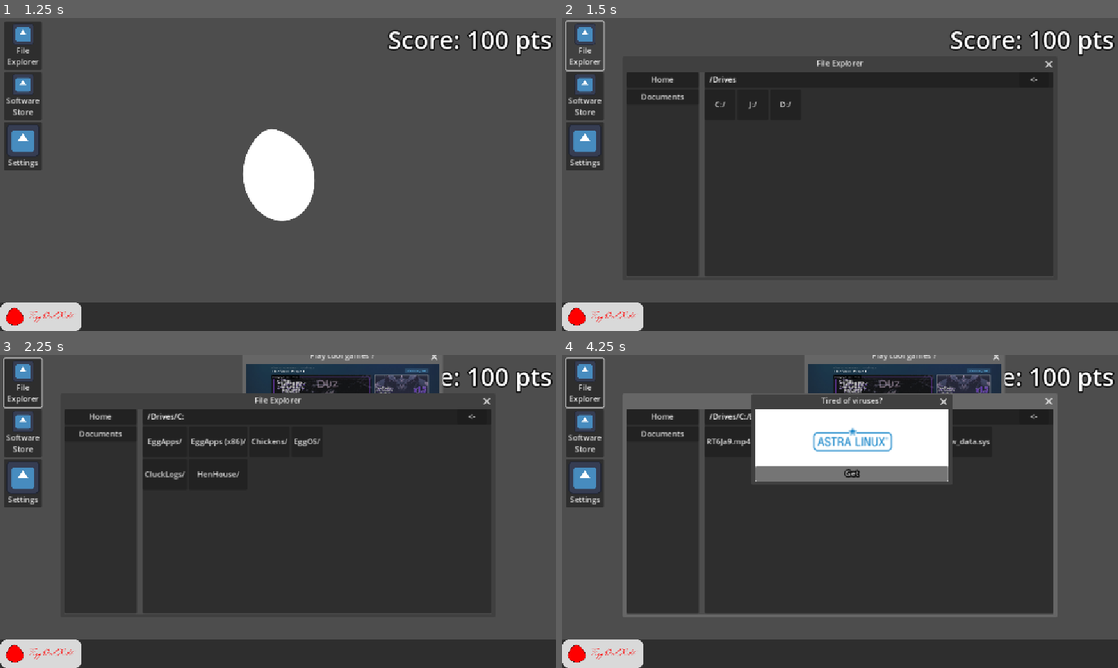
Above: before the commit, frames 1-4 (two rows, left to right).
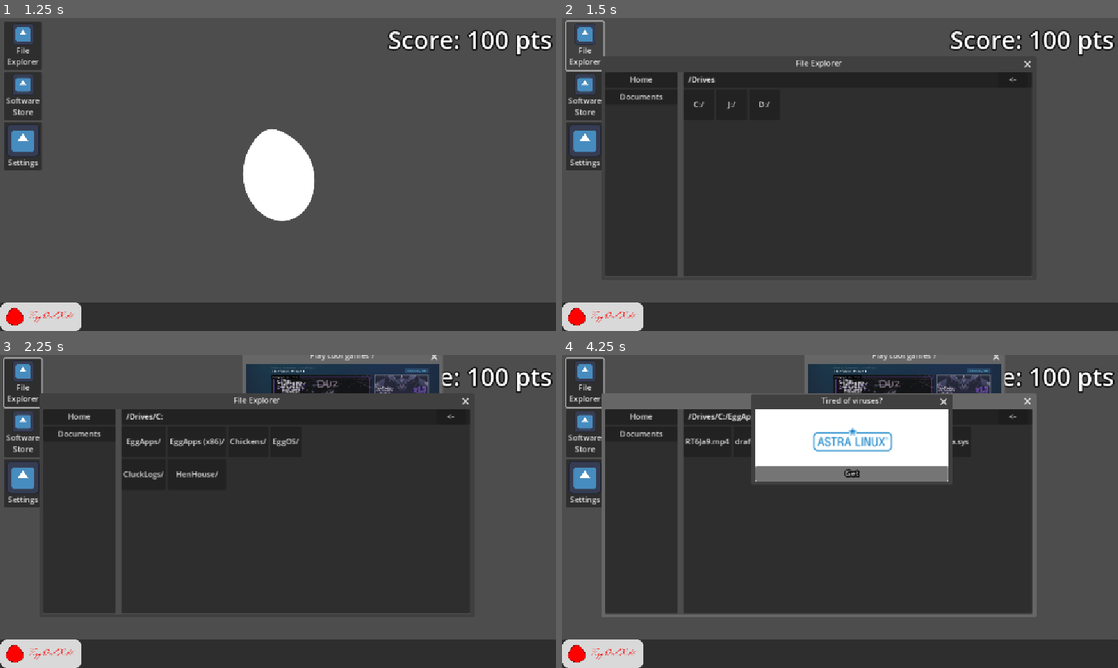
Above: after the commit, the same moments.

Repository: HA-Synchro/VirusControl
Game: Godot game, scene res://scenes/main.tscn
Two runs of this game, one before a commit and one after it. Both use one fixed random seed, a clock stepped at 60 frames per second and the inputs below. The engine's default icon, where the game draws it, is replaced by a stand-in: a white triangle on a blue panel in a dark square.
Inputs (mouse positions are in pixels of both pictures, inside the frame that each line leads up to):
- Up to frame 1 (1.25 s): click (50, 315) at 0.5 s
- Up to frame 2 (1.5 s): click "File Explorer" at 1.25 s
- Up to frame 3 (2.25 s): click "C:/" at 2 s
- Up to frame 4 (4.25 s): click "EggApps/" at 2.75 s; click "Egg Defender/" at 3.5 s

Frame 1 is identical in both runs. In frame 2, 5.9% of the frame differs, in the area x 7-89%, y 12-83%; in frame 3, 6.6%; in frame 4, 8.1%, in the area x 7-90%, y 12-84%.

Commit message:
File deletion added

Diff:
--- a/project.godot
+++ b/project.godot
@@ -24,6 +24,14 @@
 window/stretch/mode="canvas_items"
 window/stretch/aspect="expand"
 
+[input]
+
+delete_file={
+"deadzone": 0.2,
+"events": [Object(InputEventKey,"resource_local_to_scene":false,"resource_name":"","device":-1,"window_id":0,"alt_pressed":false,"shift_pressed":false,"ctrl_pressed":false,"meta_pressed":false,"pressed":false,"keycode":0,"physical_keycode":4194312,"key_label":0,"unicode":0,"location":0,"echo":false,"script":null)
+]
+}
+
 [rendering]
 
 renderer/rendering_method="gl_compatibility"
--- a/scenes/file_explorer/file_explorer.gd
+++ b/scenes/file_explorer/file_explorer.gd
@@ -3,6 +3,8 @@
 @export var filesystem: FileSystem
 @export var grid_container: GridContainer
 @export var path_label: Label
+var selected_file : String
+
 
 func _ready() -> void:
 	update_ui()
@@ -40,7 +42,13 @@
 		filesystem.current_path.append(_name)
 		update_ui()
 	else:
+		selected_file = _name
 		print("Selected file:", _name)
+
+func _input(event: InputEvent) -> void:
+	if event.is_action_pressed("delete_file"):
+		filesystem.delete_file(selected_file, self)
+
 
 func _on_back_button_pressed() -> void:
 	filesystem.go_back(self)
--- a/scenes/file_explorer/file_explorer.tscn
+++ b/scenes/file_explorer/file_explorer.tscn
@@ -5,7 +5,7 @@
 
 [node name="FileExplorer" type="Window" node_paths=PackedStringArray("grid_container", "path_label")]
 title = "File Explorer"
-position = Vector2i(133, 111)
+position = Vector2i(89, 111)
 size = Vector2i(885, 425)
 script = ExtResource("1_ks2b6")
 filesystem = ExtResource("2_rupmg")
--- a/utils/autoloads/FileSystem.gd
+++ b/utils/autoloads/FileSystem.gd
@@ -130,4 +130,5 @@
 	if name == "VirusFile_39x2.exe":
 		print("YOU FOUND AND DELETED THE VIRUS!")
 	folder.erase(name)
+	print("DELETED FILE")
 	calling_script.update_ui()
